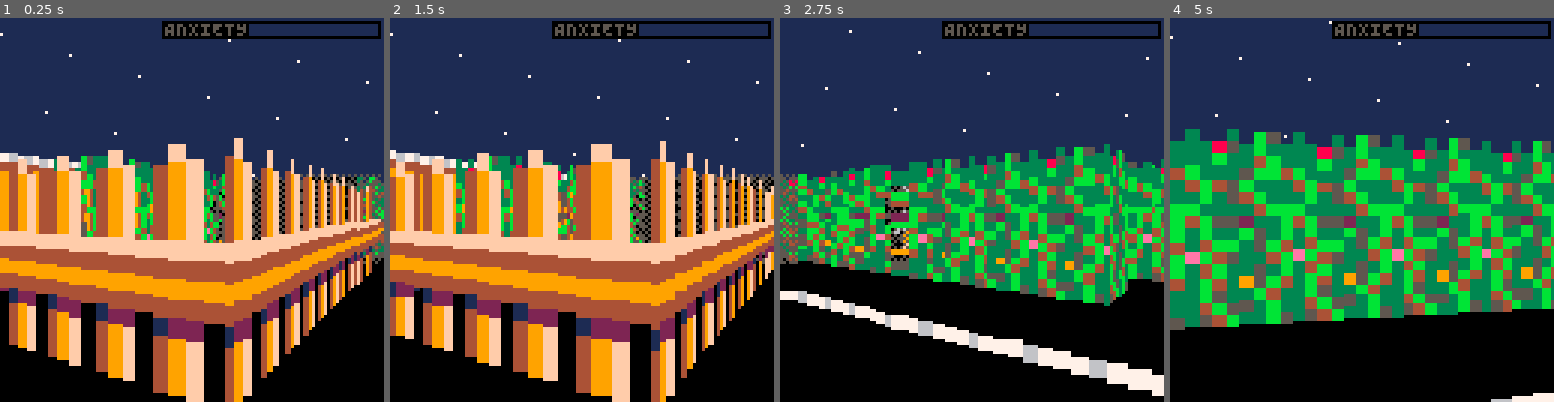
Above: before the commit, frames 1-4 (left to right).
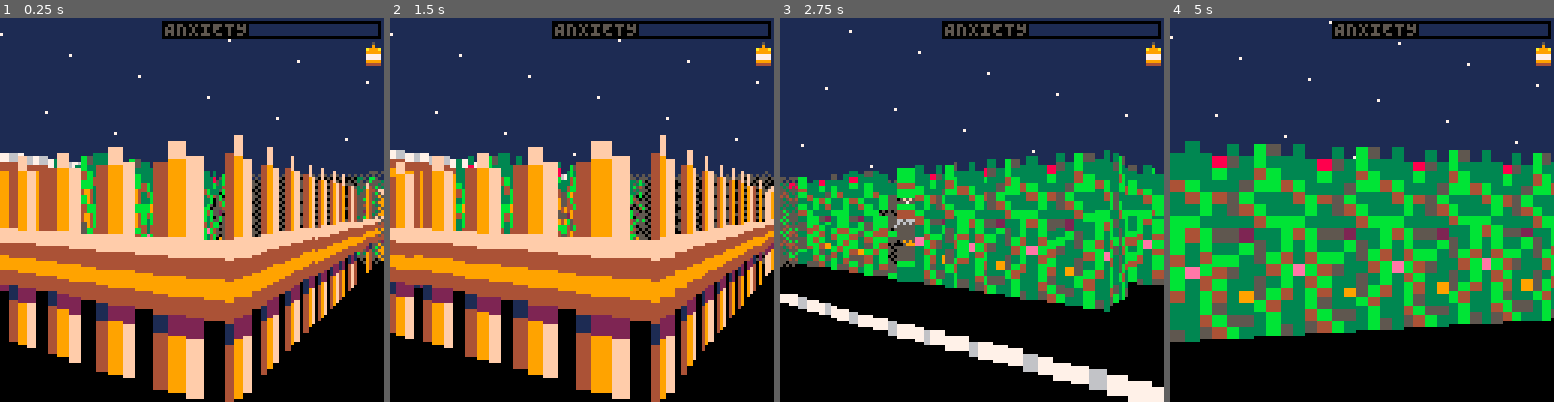
Above: after the commit, the same moments.

Repository: jcwilk/anx
Game: PICO-8 cartridge anx.p8
Two runs of this game, one before a commit and one after it. Both use one fixed random seed, a clock stepped at 60 frames per second and the inputs below.
Inputs:
- Up to frame 1 (0.25 s): no input
- Up to frame 2 (1.5 s): tap X (X key) at 0.33, 1.07 s; tap O (Z key) at 0.7 s
- Up to frame 3 (2.75 s): hold Right 1.6-2.1 s; tap O (Z key) at 1.7, 2.1, 2.5 s; tap X (X key) at 1.85 s; hold Up 2.15-2.42 s; hold Right from 2.47 s (still down)
- Up to frame 4 (5 s): tap O (Z key) every 0.4 s from 2.9 to 4.9 s; tap X (X key) at 2.97, 4.08 s; release Right at 3.03 s; hold Left 3.08-3.58 s; hold Down 3.63-3.97 s; hold Right 4.02-4.68 s; hold Up from 4.73 s (still down)

The runs differ from the first frame. In frame 1, 5.6% of the frame differs, in the area x 0-100%, y 6-100%; in frame 2, 5.4%; in frame 3, 20%; in frame 4, 37%.

Commit message:
Add in some hacky but kewl anxiety jitter effects
Code is starting to get kind of brittle so it should get wrapped up soon

Diff:
--- a/anx.p8
+++ b/anx.p8
@@ -243,56 +243,11 @@
 
 cached_sprites={}
 
-aomx = {}
-aomy = {}
-for ix=1,8 do
- aomx[ix] = {}
- aomy[ix] = {}
- for iy=1,16 do
-  aomx[ix][iy] = 0
-  aomy[ix][iy] = 0
- end
-end
-
 function minn(a,b)
  if a < b then
   return a
  else
   return b
- end
-end
-
-is_running_wander=false
-function wander_aom()
- if max_screenx_offset == 0 then
-  if not is_running_wander then
-   return
-  else
-   for ix=1,8 do
-    for iy=1,16 do
-     aomx[ix][iy] = 0
-     aomy[ix][iy] = 0
-    end
-   end
-   is_running_wander=false
-   return
-  end
- end
- is_running_wander = true
-
- if enable_anxiety_x_offset then
-  for ix=1,8 do
-   for iy=1,16 do
-    xw = (rnd()-.5)*max_screenx_offset*.1
-    aomx[ix][iy] = mid(-max_screenx_offset,xw + aomx[ix][iy],max_screenx_offset)
-   end
-  end
- end
- for ix=1,8 do
-  for iy=1,16 do
-   yw = (rnd()-.5)*max_screenx_offset*.1
-   aomy[ix][iy] = mid(-max_screenx_offset,yw + aomy[ix][iy],max_screenx_offset)
-  end
  end
 end
 
@@ -399,10 +354,61 @@
  fog_pattern+= 0b0.1
 end
 
+function reset_anxiety_offsets()
+ offsetsx = {
+  {0,0,0,0},
+  {0,0,0,0},
+  {0,0,0,0},
+  {0,0,0,0}
+ }
+
+ offsetsy = {
+  {0,0,0,0},
+  {0,0,0,0},
+  {0,0,0,0},
+  {0,0,0,0}
+ }
+end
+
+reset_anxiety_offsets()
+
+verticaloffsets = {0,0,0,0,0,0,0,0}
+zoffsets = {0,0,0,0,0,0,0,0}
+anxiety_vertical_offsets_scalar = 0
+
+function update_panic_offsets()
+ local clamp_scale = 20
+ local vertical_clamp_scale = 5 --the extra vertical-only offset that always gets added
+ local z_clamp_scale = .5
+ if is_panic_attack then
+  for x=1,4 do
+   for y=1,4 do
+    offsetsx[x][y] += (rnd()-.5)*2--/2
+    offsetsy[x][y] += (rnd()-.5)*2--/2
+    offsetsx[x][y] = mid(-anxiety_recover_cooldown*clamp_scale, offsetsx[x][y], anxiety_recover_cooldown*clamp_scale)
+    offsetsy[x][y] = mid(-anxiety_recover_cooldown*clamp_scale, offsetsy[x][y], anxiety_recover_cooldown*clamp_scale)
+   end
+  end
+ end
+ for x=1,8 do
+  verticaloffsets[x] += (rnd()-.5)
+  verticaloffsets[x] = mid(-vertical_clamp_scale*anxiety_vertical_offsets_scalar,verticaloffsets[x],vertical_clamp_scale*anxiety_vertical_offsets_scalar)
+ end
+ for x=1,8 do
+  zoffsets[x] += (rnd()-.5)/2
+  zoffsets[x] = mid(0,zoffsets[x],z_clamp_scale*anxiety_vertical_offsets_scalar)
+ end
+end
+
 function deferred_wall_draw(angle,distance,sprite_id,pixel_col,draw_width,screenx)
  if distance < distance_from_player_cutoff then
   return
  end
+
+ local new_distance = distance - zoffsets[pixel_col+1]
+ local new_distance_ratio = new_distance / distance
+ distance = new_distance
+ local extra_overlap = draw_width * (1 / new_distance_ratio - 1) / 2
 
  local sprites_tall
  if is_sprite_half_height(sprite_id) then
@@ -412,27 +418,75 @@
  end
 
  local screenxleft=screenx
- local screenxright=screenx+draw_width-1
+ local screenxright=screenxleft+draw_width-1
  local hit_count=1
  local fisheye_correction=calc_fisheye_correction(angle)
 
- return {
+ local obj = {
   key=-distance,
   add_hit=function(obj,new_dist,newscreenx,draw_width)
    obj.key = (obj.key*hit_count+-new_dist) / (hit_count+1)
    hit_count+=1
    screenxright=newscreenx+draw_width-1
-  end,
-  draw=function(obj)
+  end
+ }
+ local verticaloffset = verticaloffsets[pixel_col+1]
+ if is_panic_attack then
+  obj.draw=function(obj)
+   screenxleft -= extra_overlap
+   screenxright += extra_overlap
+
    --sspr sx sy sw sh dx dy [dw dh] [flip_x] [flip_y]
    local sprite_height=fisheye_correction*height_scale/distance/field_of_view
+   -- local topy = 63.5-sprite_height*sprites_tall*(2/2-height_ratio) --TODO - this is off for half height sprites, why?
+   -- local pixel_height = sprite_height/8
+   local pixels_tall = sprites_tall*8
+
    local bottomy = round(63.5+sprite_height*2*height_ratio)
    local topy = round(63.5-sprite_height*sprites_tall*(sprites_tall/2-height_ratio))
    local height = bottomy-topy
-
-   sspr((sprite_id%16)*8+pixel_col,flr(sprite_id/16)*8,1,sprites_tall*8,screenxleft,topy,screenxright-screenxleft+1,height)
-  end
- }
+   local pixel_height = height/sprites_tall/8
+
+   local thisxleft, thisxright, thisytop, thisybottom, offsetx, offsety
+   for i=0,pixels_tall-1 do
+
+    colr=sget((sprite_id%16)*8+pixel_col,flr(sprite_id/16)*8+i)
+    if colr > 0 then
+     thisxleft = screenxleft
+     thisxright = screenxright
+     thisytop = topy+i*pixel_height
+     thisybottom = ceil(topy+(i+1)*pixel_height)
+
+     --test offsets
+     offsetx = offsetsx[pixel_col % 4 + 1][i % 4 + 1]
+     offsety = offsetsy[pixel_col % 4 + 1][i % 4 + 1] + verticaloffset
+     thisxleft += offsetx
+     thisxright += offsetx
+     thisybottom += offsety
+     thisytop += offsety
+     --endtest
+
+     rectfill(thisxleft,thisytop,thisxright,thisybottom,colr)
+    end
+   end
+  end
+ else
+  obj.draw=function(obj)
+   local width = (screenxright - screenxleft + 1) + round(extra_overlap*2)
+   screenxleft -= round(extra_overlap)
+
+
+   --sspr sx sy sw sh dx dy [dw dh] [flip_x] [flip_y]
+   local sprite_height=fisheye_correction*height_scale/distance/field_of_view
+   local bottomy = round(63.5+sprite_height*2*height_ratio + verticaloffset)
+   local topy = round(63.5-sprite_height*sprites_tall*(sprites_tall/2-height_ratio) + verticaloffset)
+   local height = bottomy-topy
+
+   sspr((sprite_id%16)*8+pixel_col,flr(sprite_id/16)*8,1,sprites_tall*8,screenxleft,topy,width,height)
+  end
+ end
+
+ return obj
 end
 
 cached_mobs={}
@@ -532,11 +586,22 @@
    pixel_color=sget(col_i+spritex,row_i+spritey)
    if pixel_color == 14 then
     if face_length <= 0 then
-     pixel_color=7
+     if is_panic_attack then
+      pixel_color=8 --red
+     else
+      pixel_color=7
+     end
     else
-     pixel_color=15
+     if is_panic_attack then
+      pixel_color=1
+     else
+      pixel_color=15
+     end
     end
-   end
+   elseif pixel_color > 0 and is_panic_attack then
+    pixel_color=1
+   end
+
    if pixel_color > 0 and screen_side >= 1 then
     if side_to_left then
      side={
@@ -975,6 +1041,9 @@
    intx= player.coords.x + distance * pv.x
   end
 
+  local draw_close_fog = false
+  local draw_far_fog = false
+
   while not found do
    if (currx + xstep/2 - intx) / pv.x < (curry + ystep/2 - inty) / pv.y then
     intx= currx + xstep/2
@@ -993,19 +1062,12 @@
    end
 
    if distance > draw_distance * .9 and not drawn_fog then
-    new_draw=deferred_fog_draw(pa,draw_distance*.9,draw_width,screenx)
-    if new_draw then
-     drawn_fog=true
-     add(deferred_draws,new_draw)
-    end
+    draw_close_fog = true
    end
 
    if (distance > draw_distance) then
     found=true
-    new_draw=deferred_fog_draw(pa,draw_distance,draw_width,screenx,true)
-    if new_draw then
-     add(deferred_draws,new_draw)
-    end
+    draw_far_fog = true
    else
     sprite_id=mget(currx,-curry)
     if is_sprite_wall(sprite_id) then
@@ -1053,6 +1115,21 @@
    end
   end
 
+  if draw_close_fog or is_panic_attack then
+   new_draw=deferred_fog_draw(pa,draw_distance*.9,draw_width,screenx)
+   if new_draw then
+    drawn_fog=true
+    add(deferred_draws,new_draw)
+   end
+  end
+
+  if draw_far_fog or is_panic_attack then
+   new_draw=deferred_fog_draw(pa,draw_distance,draw_width,screenx,true)
+   if new_draw then
+    add(deferred_draws,new_draw)
+   end
+  end
+
   if debug and draw_width>1 then
    line(screenx+1,127,screenx+draw_width-1,127,8)
   end
@@ -1158,29 +1235,26 @@
  height_ratio = .44+.08*abs(sin(walking_step))+.15*anxiety_factor
  draw_distance = orig_draw_distance * (1/4 + 3/4*anxiety_factor)
  turn_amount = orig_turn_amount * (2 - anxiety_factor)
- height_ratio = orig_height_ratio * (.8 + anxiety_factor*.2)
+
+ --adjusting height seems too confusing, leaving that for now
+ --height_ratio = orig_height_ratio * (.8 + anxiety_factor*.2)
+
  speed = orig_speed * (2 - anxiety_factor)
- if is_panic_attack then
-  enable_anxiety_x_offset = true
-  max_screenx_offset = 80
- else
-  enable_anxiety_x_offset = false
-  max_screenx_offset = (1 - anxiety_factor)
- end
- if true then
-  return
- end
- --TODO
- --wander_aom()
+
+ anxiety_vertical_offsets_scalar = 1 - anxiety_factor
 end
 
 function add_anxiety()
  current_anxiety+=3
  if current_anxiety >= max_anxiety then
   current_anxiety = max_anxiety
+
+  if not is_panic_attack then
+   reset_anxiety_offsets()
+  end
   is_panic_attack = true
  end
- anxiety_recover_cooldown = 3
+ anxiety_recover_cooldown = 10
 end
 
 function _update()
@@ -1251,6 +1325,8 @@
  update_inventory()
 
  update_popup()
+
+ update_panic_offsets()
 end
 
 function draw_stars()
@@ -1270,8 +1346,13 @@
 end
 
 function draw_background()
- rectfill(0,0,127,63,sky_color)
- rectfill(0,64,127,127,ground_color)
+ if is_panic_attack then
+  rectfill(0,0,127,63,8) --red sky
+  rectfill(0,64,127,127,0)
+ else
+  rectfill(0,0,127,63,sky_color)
+  rectfill(0,64,127,127,ground_color)
+ end
  draw_stars()
 end
 
@@ -1304,7 +1385,7 @@
  coin_count=0
 end
 
-has_whisky=false
+has_whisky=true
 function add_whisky()
  popup("pICKED UP WHISKY!",30,9,true)
  has_whisky=true
--- a/main.lua
+++ b/main.lua
@@ -181,6 +181,9 @@
       distance = (inty - player.coords.y) / pv.y
       intx= player.coords.x + distance * pv.x
     end
+
+    local draw_close_fog = false
+    local draw_far_fog = false
 
     while not found do
       if (currx + xstep/2 - intx) / pv.x < (curry + ystep/2 - inty) / pv.y then
@@ -200,19 +203,12 @@
       end
 
       if distance > draw_distance * .9 and not drawn_fog then
-        new_draw=deferred_fog_draw(pa,draw_distance*.9,draw_width,screenx)
-        if new_draw then
-          drawn_fog=true
-          add(deferred_draws,new_draw)
-        end
+        draw_close_fog = true
       end
 
       if (distance > draw_distance) then
         found=true
-        new_draw=deferred_fog_draw(pa,draw_distance,draw_width,screenx,true)
-        if new_draw then
-          add(deferred_draws,new_draw)
-        end
+        draw_far_fog = true
       else
         sprite_id=mget(currx,-curry)
         if is_sprite_wall(sprite_id) then
@@ -260,6 +256,21 @@
       end
     end
 
+    if draw_close_fog or is_panic_attack then
+      new_draw=deferred_fog_draw(pa,draw_distance*.9,draw_width,screenx)
+      if new_draw then
+        drawn_fog=true
+        add(deferred_draws,new_draw)
+      end
+    end
+
+    if draw_far_fog or is_panic_attack then
+      new_draw=deferred_fog_draw(pa,draw_distance,draw_width,screenx,true)
+      if new_draw then
+        add(deferred_draws,new_draw)
+      end
+    end
+
     if debug and draw_width>1 then
       line(screenx+1,127,screenx+draw_width-1,127,8)
     end
@@ -365,29 +376,26 @@
   height_ratio = .44+.08*abs(sin(walking_step))+.15*anxiety_factor
   draw_distance = orig_draw_distance * (1/4 + 3/4*anxiety_factor)
   turn_amount = orig_turn_amount * (2 - anxiety_factor)
-  height_ratio = orig_height_ratio * (.8 + anxiety_factor*.2)
+
+  --adjusting height seems too confusing, leaving that for now
+  --height_ratio = orig_height_ratio * (.8 + anxiety_factor*.2)
+
   speed = orig_speed * (2 - anxiety_factor)
-  if is_panic_attack then
-    enable_anxiety_x_offset = true
-    max_screenx_offset = 80
-  else
-    enable_anxiety_x_offset = false
-    max_screenx_offset = (1 - anxiety_factor)
-  end
-  if true then
-    return
-  end
-  --TODO
-  --wander_aom()
+
+  anxiety_vertical_offsets_scalar = 1 - anxiety_factor
 end
 
 function add_anxiety()
   current_anxiety+=3
   if current_anxiety >= max_anxiety then
     current_anxiety = max_anxiety
+
+    if not is_panic_attack then
+      reset_anxiety_offsets()
+    end
     is_panic_attack = true
   end
-  anxiety_recover_cooldown = 3
+  anxiety_recover_cooldown = 10
 end
 
 function _update()
@@ -458,6 +466,8 @@
   update_inventory()
 
   update_popup()
+
+  update_panic_offsets()
 end
 
 function draw_stars()
@@ -477,8 +487,13 @@
 end
 
 function draw_background()
-  rectfill(0,0,127,63,sky_color)
-  rectfill(0,64,127,127,ground_color)
+  if is_panic_attack then
+    rectfill(0,0,127,63,8) --red sky
+    rectfill(0,64,127,127,0)
+  else
+    rectfill(0,0,127,63,sky_color)
+    rectfill(0,64,127,127,ground_color)
+  end
   draw_stars()
 end
 
@@ -511,7 +526,7 @@
   coin_count=0
 end
 
-has_whisky=false
+has_whisky=true
 function add_whisky()
   popup("pICKED UP WHISKY!",30,9,true)
   has_whisky=true
--- a/sprites.p8
+++ b/sprites.p8
@@ -243,56 +243,11 @@
 
 cached_sprites={}
 
-aomx = {}
-aomy = {}
-for ix=1,8 do
-  aomx[ix] = {}
-  aomy[ix] = {}
-  for iy=1,16 do
-    aomx[ix][iy] = 0
-    aomy[ix][iy] = 0
-  end
-end
-
 function minn(a,b)
   if a < b then
     return a
   else
     return b
-  end
-end
-
-is_running_wander=false
-function wander_aom()
-  if max_screenx_offset == 0 then
-    if not is_running_wander then
-      return
-    else
-      for ix=1,8 do
-        for iy=1,16 do
-          aomx[ix][iy] = 0
-          aomy[ix][iy] = 0
-        end
-      end
-      is_running_wander=false
-      return
-    end
-  end
-  is_running_wander = true
-
-  if enable_anxiety_x_offset then
-    for ix=1,8 do
-      for iy=1,16 do
-        xw = (rnd()-.5)*max_screenx_offset*.1
-        aomx[ix][iy] = mid(-max_screenx_offset,xw + aomx[ix][iy],max_screenx_offset)
-      end
-    end
-  end
-  for ix=1,8 do
-    for iy=1,16 do
-      yw = (rnd()-.5)*max_screenx_offset*.1
-      aomy[ix][iy] = mid(-max_screenx_offset,yw + aomy[ix][iy],max_screenx_offset)
-    end
   end
 end
 
@@ -399,10 +354,61 @@
   fog_pattern+= 0b0.1
 end
 
+function reset_anxiety_offsets()
+  offsetsx = {
+    {0,0,0,0},
+    {0,0,0,0},
+    {0,0,0,0},
+    {0,0,0,0}
+  }
+
+  offsetsy = {
+    {0,0,0,0},
+    {0,0,0,0},
+    {0,0,0,0},
+    {0,0,0,0}
+  }
+end
+
+reset_anxiety_offsets()
+
+verticaloffsets = {0,0,0,0,0,0,0,0}
+zoffsets = {0,0,0,0,0,0,0,0}
+anxiety_vertical_offsets_scalar = 0
+
+function update_panic_offsets()
+  local clamp_scale = 20
+  local vertical_clamp_scale = 5 --the extra vertical-only offset that always gets added
+  local z_clamp_scale = .5
+  if is_panic_attack then
+    for x=1,4 do
+      for y=1,4 do
+        offsetsx[x][y] += (rnd()-.5)*2--/2
+        offsetsy[x][y] += (rnd()-.5)*2--/2
+        offsetsx[x][y] = mid(-anxiety_recover_cooldown*clamp_scale, offsetsx[x][y], anxiety_recover_cooldown*clamp_scale)
+        offsetsy[x][y] = mid(-anxiety_recover_cooldown*clamp_scale, offsetsy[x][y], anxiety_recover_cooldown*clamp_scale)
+      end
+    end
+  end
+  for x=1,8 do
+    verticaloffsets[x] += (rnd()-.5)
+    verticaloffsets[x] = mid(-vertical_clamp_scale*anxiety_vertical_offsets_scalar,verticaloffsets[x],vertical_clamp_scale*anxiety_vertical_offsets_scalar)
+  end
+  for x=1,8 do
+    zoffsets[x] += (rnd()-.5)/2
+    zoffsets[x] = mid(0,zoffsets[x],z_clamp_scale*anxiety_vertical_offsets_scalar)
+  end
+end
+
 function deferred_wall_draw(angle,distance,sprite_id,pixel_col,draw_width,screenx)
   if distance < distance_from_player_cutoff then
     return
   end
+
+  local new_distance = distance - zoffsets[pixel_col+1]
+  local new_distance_ratio = new_distance / distance
+  distance = new_distance
+  local extra_overlap = draw_width * (1 / new_distance_ratio - 1) / 2
 
   local sprites_tall
   if is_sprite_half_height(sprite_id) then
@@ -412,27 +418,75 @@
   end
 
   local screenxleft=screenx
-  local screenxright=screenx+draw_width-1
+  local screenxright=screenxleft+draw_width-1
   local hit_count=1
   local fisheye_correction=calc_fisheye_correction(angle)
 
-  return {
+  local obj = {
     key=-distance,
     add_hit=function(obj,new_dist,newscreenx,draw_width)
       obj.key = (obj.key*hit_count+-new_dist) / (hit_count+1)
       hit_count+=1
       screenxright=newscreenx+draw_width-1
-    end,
-    draw=function(obj)
+    end
+  }
+  local verticaloffset = verticaloffsets[pixel_col+1]
+  if is_panic_attack then
+    obj.draw=function(obj)
+      screenxleft -= extra_overlap
+      screenxright += extra_overlap
+
       --sspr sx sy sw sh dx dy [dw dh] [flip_x] [flip_y]
       local sprite_height=fisheye_correction*height_scale/distance/field_of_view
+      -- local topy = 63.5-sprite_height*sprites_tall*(2/2-height_ratio) --TODO - this is off for half height sprites, why?
+      -- local pixel_height = sprite_height/8
+      local pixels_tall = sprites_tall*8
+
       local bottomy = round(63.5+sprite_height*2*height_ratio)
       local topy = round(63.5-sprite_height*sprites_tall*(sprites_tall/2-height_ratio))
       local height = bottomy-topy
-
-      sspr((sprite_id%16)*8+pixel_col,flr(sprite_id/16)*8,1,sprites_tall*8,screenxleft,topy,screenxright-screenxleft+1,height)
-    end
-  }
+      local pixel_height = height/sprites_tall/8
+
+      local thisxleft, thisxright, thisytop, thisybottom, offsetx, offsety
+      for i=0,pixels_tall-1 do
+
+        colr=sget((sprite_id%16)*8+pixel_col,flr(sprite_id/16)*8+i)
+        if colr > 0 then
+          thisxleft = screenxleft
+          thisxright = screenxright
+          thisytop = topy+i*pixel_height
+          thisybottom = ceil(topy+(i+1)*pixel_height)
+
+          --test offsets
+          offsetx = offsetsx[pixel_col % 4 + 1][i % 4 + 1]
+          offsety = offsetsy[pixel_col % 4 + 1][i % 4 + 1] + verticaloffset
+          thisxleft += offsetx
+          thisxright += offsetx
+          thisybottom += offsety
+          thisytop += offsety
+          --endtest
+
+          rectfill(thisxleft,thisytop,thisxright,thisybottom,colr)
+        end
+      end
+    end
+  else
+    obj.draw=function(obj)
+      local width = (screenxright - screenxleft + 1) + round(extra_overlap*2)
+      screenxleft -= round(extra_overlap)
+
+
+      --sspr sx sy sw sh dx dy [dw dh] [flip_x] [flip_y]
+      local sprite_height=fisheye_correction*height_scale/distance/field_of_view
+      local bottomy = round(63.5+sprite_height*2*height_ratio + verticaloffset)
+      local topy = round(63.5-sprite_height*sprites_tall*(sprites_tall/2-height_ratio) + verticaloffset)
+      local height = bottomy-topy
+
+      sspr((sprite_id%16)*8+pixel_col,flr(sprite_id/16)*8,1,sprites_tall*8,screenxleft,topy,width,height)
+    end
+  end
+
+  return obj
 end
 
 cached_mobs={}
@@ -532,11 +586,22 @@
       pixel_color=sget(col_i+spritex,row_i+spritey)
       if pixel_color == 14 then
         if face_length <= 0 then
-          pixel_color=7
+          if is_panic_attack then
+            pixel_color=8 --red
+          else
+            pixel_color=7
+          end
         else
-          pixel_color=15
+          if is_panic_attack then
+            pixel_color=1
+          else
+            pixel_color=15
+          end
         end
-      end
+      elseif pixel_color > 0 and is_panic_attack then
+        pixel_color=1
+      end
+
       if pixel_color > 0 and screen_side >= 1 then
         if side_to_left then
           side={
